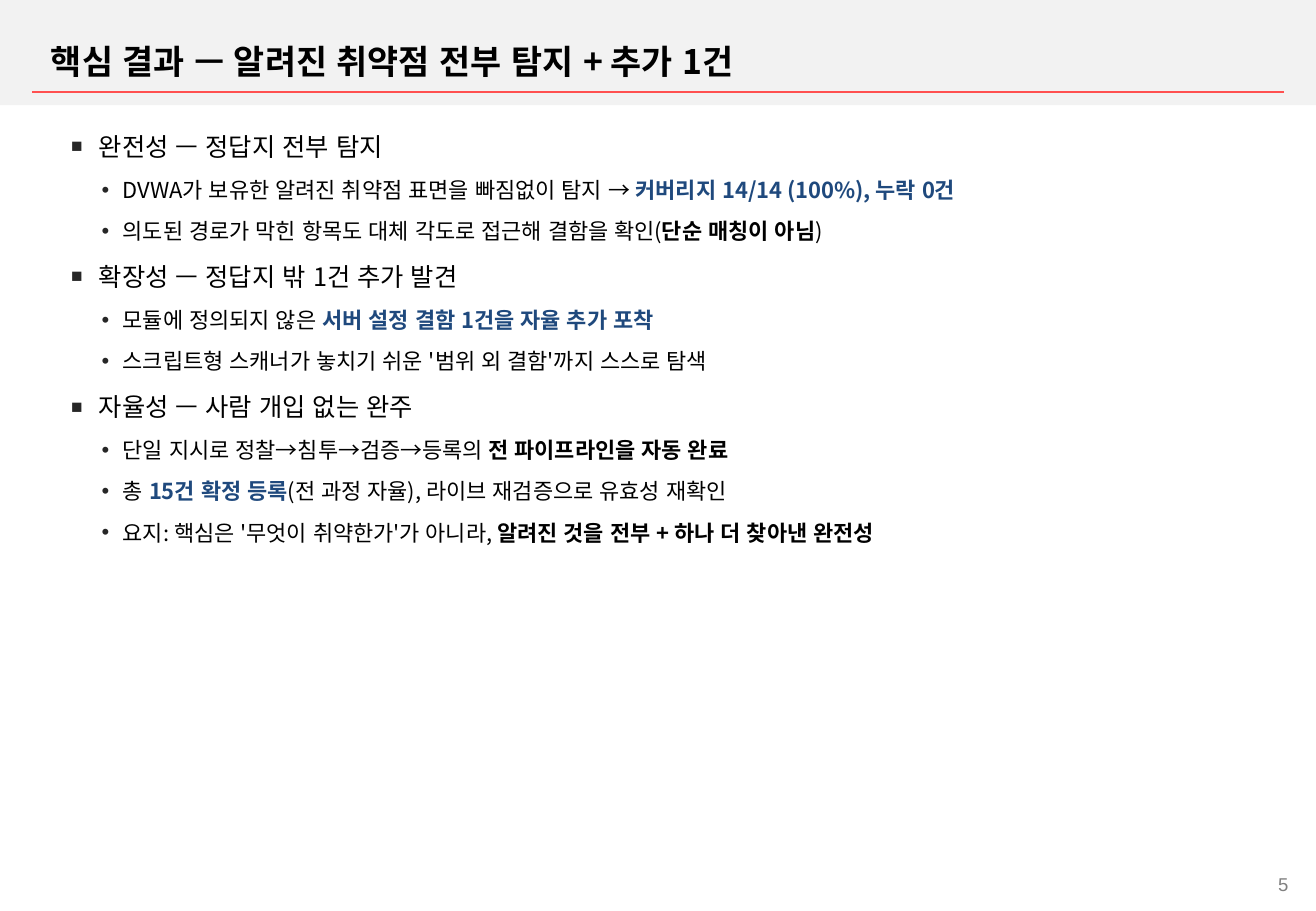
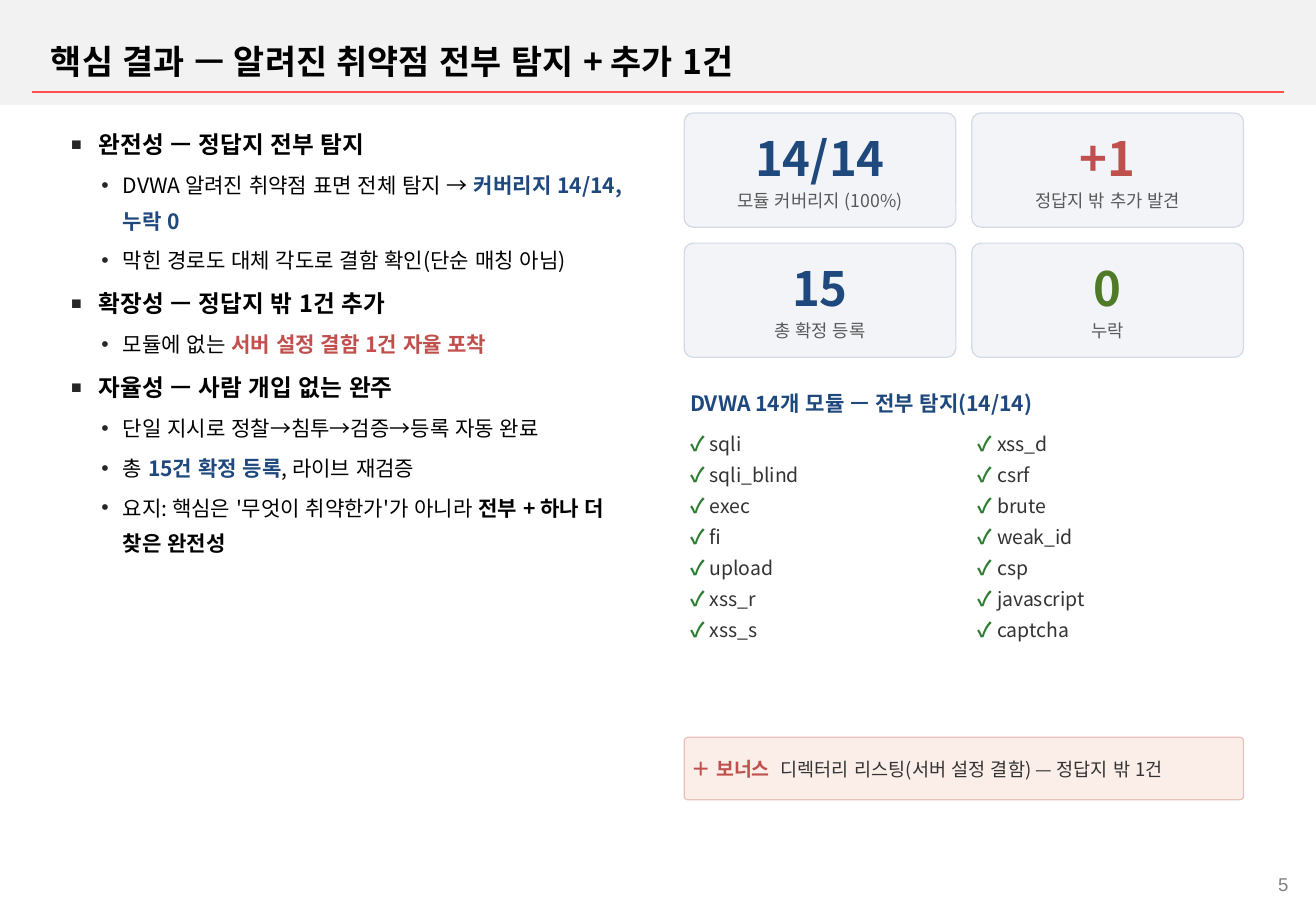
Before and after one commit to jesse3315/ScopeSentry, a slide deck: slide 5 of ARTEX_DVWA_요약보고서.pptx. Drawn at 1316x911 pixels with LibreOffice and Linux fonts; fonts in the diff are those of the drawing; background and template pictures are left out. Boxes give left, top, right and bottom in pixels: in the first picture for what was removed or moved away, otherwise in the second. Text is boxed around its words. In the diff, an @@ line names an element or a change of style, - is before the commit and + after.

```diff
--- a/ARTEX_DVWA_요약보고서.pptx
+++ b/ARTEX_DVWA_요약보고서.pptx
@@ rounded rectangle added at (x1=684, y1=113, x2=956, y2=227), fill #F2F4F8, outline #D4DAE6 0.75 pt, 10.5 pt, text #595959 @@
+14/14
+모듈 커버리지 (100%)
@@ rounded rectangle added at (x1=972, y1=113, x2=1244, y2=227), fill #F2F4F8, outline #D4DAE6 0.75 pt, 10.5 pt, text #595959 @@
++1
+정답지 밖 추가 발견
@@ text at (x1=99, y1=133, x2=392, y2=398): size 15 to 14 pt, bold on in "완전성 — 정답지 전부 탐지", "자율성 — 사람 개입 없는 완주" @@
@@ text at (x1=99, y1=175, x2=622, y2=354): text changed; size 13 to 12.5 pt @@
-  • DVWA가 보유한 알려진 취약점 표면을 빠짐없이 탐지 → 커버리지 14/14 (100%), 누락 0건
-  • 의도된 경로가 막힌 항목도 대체 각도로 접근해 결함을 확인(단순 매칭이 아님)
-■ 확장성 — 정답지 밖 1건 추가 발견
-  • 모듈에 정의되지 않은 서버 설정 결함 1건을 자율 추가 포착
-  • 스크립트형 스캐너가 놓치기 쉬운 '범위 외 결함'까지 스스로 탐색
+  • DVWA 알려진 취약점 표면 전체 탐지 → 커버리지 14/14, 누락 0
+  • 막힌 경로도 대체 각도로 결함 확인(단순 매칭 아님)
+■ 확장성 — 정답지 밖 1건 추가
+  • 모듈에 없는 서버 설정 결함 1건 자율 포착
@@ rounded rectangle added at (x1=684, y1=243, x2=956, y2=357), fill #F2F4F8, outline #D4DAE6 0.75 pt, 10.5 pt, text #595959 @@
+15
+총 확정 등록
@@ rounded rectangle added at (x1=972, y1=243, x2=1244, y2=357), fill #F2F4F8, outline #D4DAE6 0.75 pt, 10.5 pt, text #595959 @@
+0
+누락
@@ text at (x1=123, y1=418, x2=604, y2=553): text changed; size 13 to 12.5 pt @@
-  • 단일 지시로 정찰→침투→검증→등록의 전 파이프라인을 자동 완료
-  • 총 15건 확정 등록(전 과정 자율), 라이브 재검증으로 유효성 재확인
-  • 요지: 핵심은 '무엇이 취약한가'가 아니라, 알려진 것을 전부 + 하나 더 찾아낸 완전성
+  • 단일 지시로 정찰→침투→검증→등록 자동 완료
+  • 총 15건 확정 등록, 라이브 재검증
+  • 요지: 핵심은 '무엇이 취약한가'가 아니라 전부 + 하나 더 찾은 완전성
@@ text added at (x1=690, y1=393, x2=1033, y2=415), 12.5 pt, text #1F497D, bold @@
+DVWA 14개 모듈 — 전부 탐지(14/14)
@@ text added at (x1=709, y1=435, x2=799, y2=640), 11.5 pt, text #333333 @@
+✓ sqli
+✓ sqli_blind
+✓ exec
+✓ fi
+✓ upload
+✓ xss_r
+✓ xss_s
@@ text added at (x1=997, y1=435, x2=1085, y2=642), 11.5 pt, text #333333 @@
+✓ xss_d
+✓ csrf
+✓ brute
+✓ weak_id
+✓ csp
+✓ javascript
+✓ captcha
@@ rounded rectangle added at (x1=684, y1=738, x2=1244, y2=800), fill #FBEEE9, outline #E7C3BB 0.75 pt, 11 pt, text #333333 @@
+＋ 보너스 디렉터리 리스팅(서버 설정 결함) — 정답지 밖 1건
```
